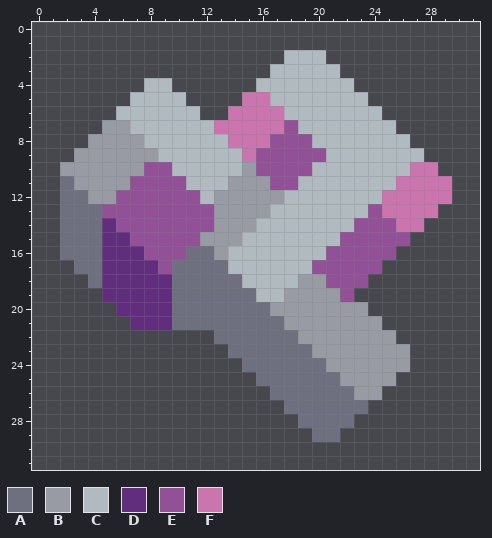
Two states of a pixel-art sprite, assets/sprites/items/livesteel.png. That is the earlier state.
The file is 32x32 pixels.
Palette (. is transparent): A #6e7080  B #989aa4  C #b0bac0  D #612d7d  E #925197  F #cb75af
Pixels before, first column x 2:
 2 ................CCC.........
 3 ...............CCCCC........
 4 ......CC......CCCCCCC.......
 5 .....CCCC....FFCCCCCCC......
 6 ....CCCCCC..FFFFCCCCCCC.....
 7 ...BBCCCCCCFFFFFECCCCCCC....
 8 ..BBBBCCCCCCFFFEEECCCCCCC...
 9 .BBBBBBCCCCCCFEEEEECCCCCCC..
10 BBBBBBEECCCCCBEEEECCCCCCCFF.
11 ABBBBEEEECCCBBBEECCCCCCCFFFF
12 AABBEEEEEECBBBBBCCCCCCCFFFFF
13 AAAEEEEEEEEBBBBCCCCCCCEFFFF.
14 AAADEEEEEEEBBBCCCCCCCEEEFF..
15 AAADDEEEEEBBBCCCCCCCEEEEE...
16 AAADDDEEEAABCCCCCCCEEEEE....
17 .AADDDDEAAAACCCCCCEEEEE.....
18 ..ADDDDDAAAAACCCCBBEEE......
19 ...DDDDDAAAAAACCBBBBE.......
20 ....DDDDAAAAAAABBBBBBB......
21 .....DDDAAAAAAAABBBBBBB.....
22 ...........AAAAAABBBBBBB....
23 ............AAAAAABBBBBBB...
24 .............AAAAAABBBBBB...
25 ..............AAAAAABBBB....
26 ...............AAAAAABB.....
27 ................AAAAAA......
28 .................AAAA.......
29 ..................AA........
After:
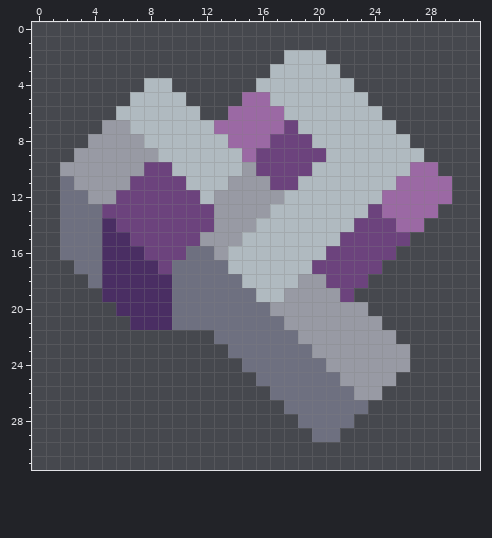
The exact change:
colour D: #612d7d -> #4a2e63
colour E: #925197 -> #6c437d
colour F: #cb75af -> #9b69a4
Where, in picture pixels (left, top, right, bottom), the same in both pictures:
changed: (102, 92, 452, 330)
